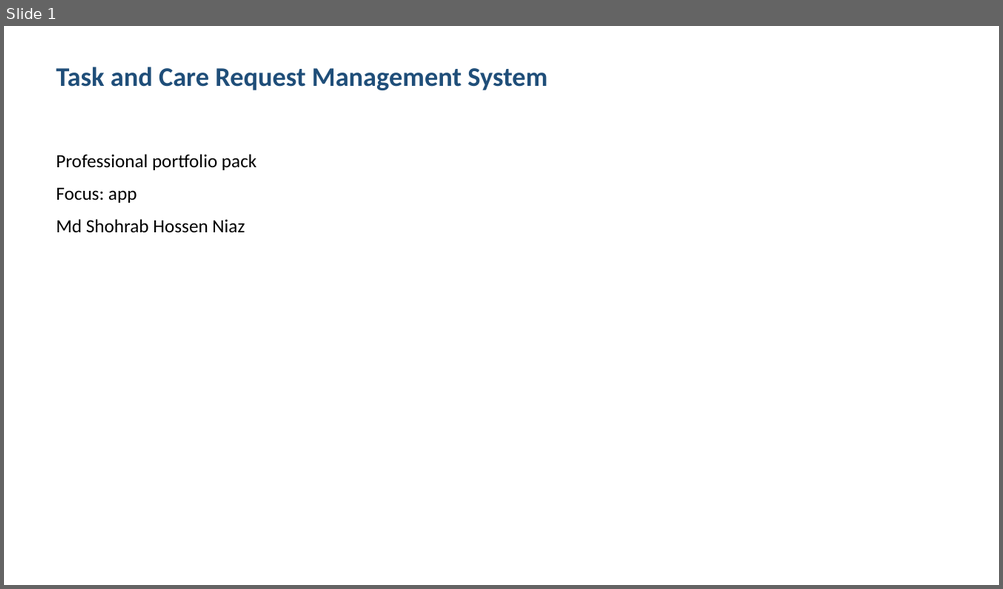
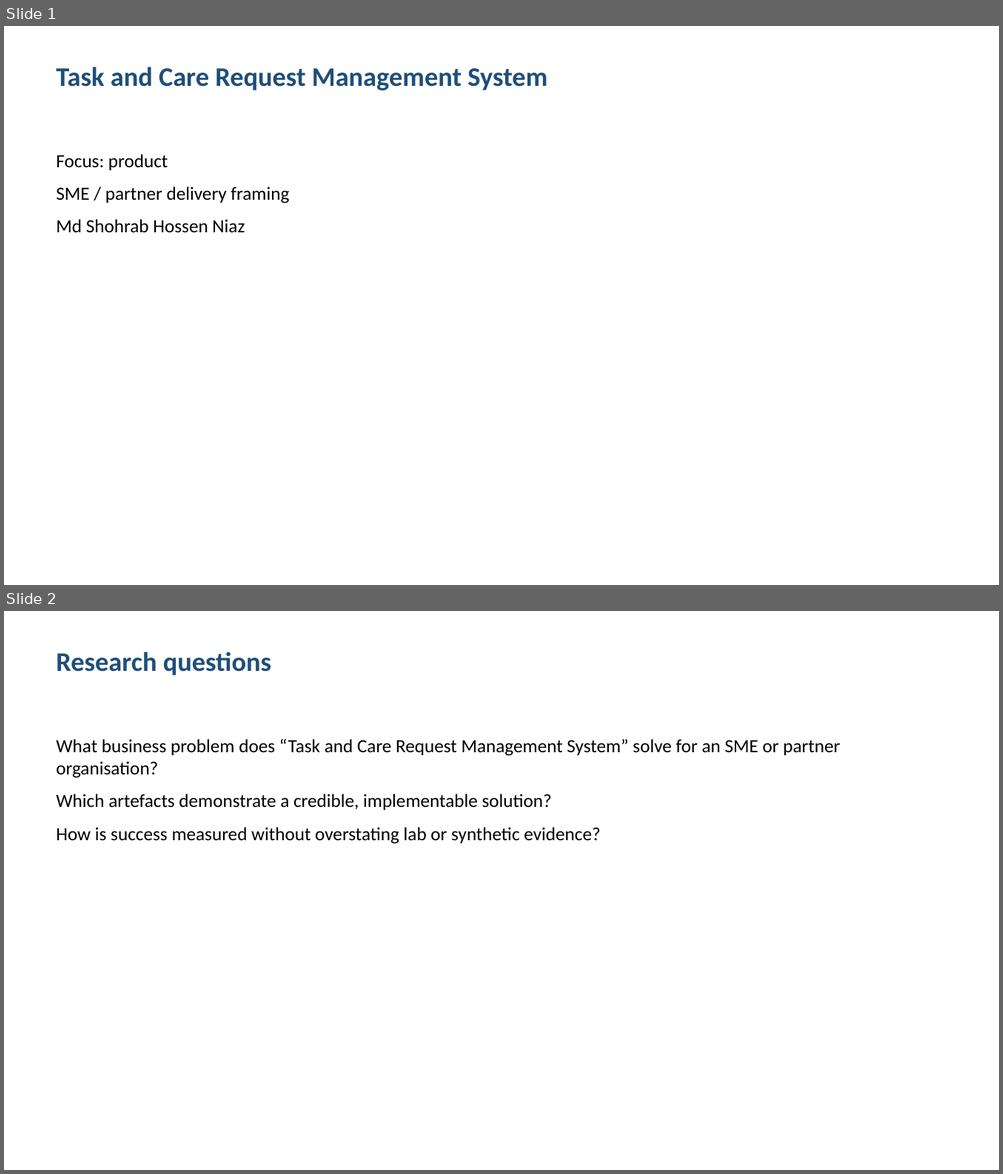
Before and after one commit to shohrabniaz/task-and-care-request-management-system, a slide deck: Final_Submission/02_Presentation.pptx. Shown one above the other, each under a label of ours: slide 1 before the commit, slides 1 and 2 after it. The pictures are 1003x589 and 1003x1174 pixels, drawn with LibreOffice and Linux fonts; fonts in the diff are those of the drawing. Boxes give left, top, right and bottom in pixels: in the first picture for what was removed or moved away, otherwise in the second. Text is boxed around its words. In the diff, an @@ line names an element or a change of style, - is before the commit and + after.

Commit message:
Polish portfolio pack for professional showcase readiness.

```diff
--- a/Final_Submission/02_Presentation.pptx
+++ b/Final_Submission/02_Presentation.pptx
@@ slide 2 added at [4, 611, 999, 1170], background #FFFFFF @@
@@ text added at [56, 652, 271, 675], 26 pt, text #1F4E79, bold @@
+Research questions
@@ text added at [56, 739, 839, 844], 18 pt, text #000000 @@
+What business problem does “Task and Care Request Management System” solve for an SME or partner organisation?
+Which artefacts demonstrate a credible, implementable solution?
+How is success measured without overstating lab or synthetic evidence?
@@ slide 1 changed as well @@
@@ text at [56, 154, 289, 204]: text changed @@
-Professional portfolio pack
-Focus: app
+Focus: product
+SME / partner delivery framing
```
Also in this commit, not shown: 2 other slides changed, 1 slide removed, 12 other files.
